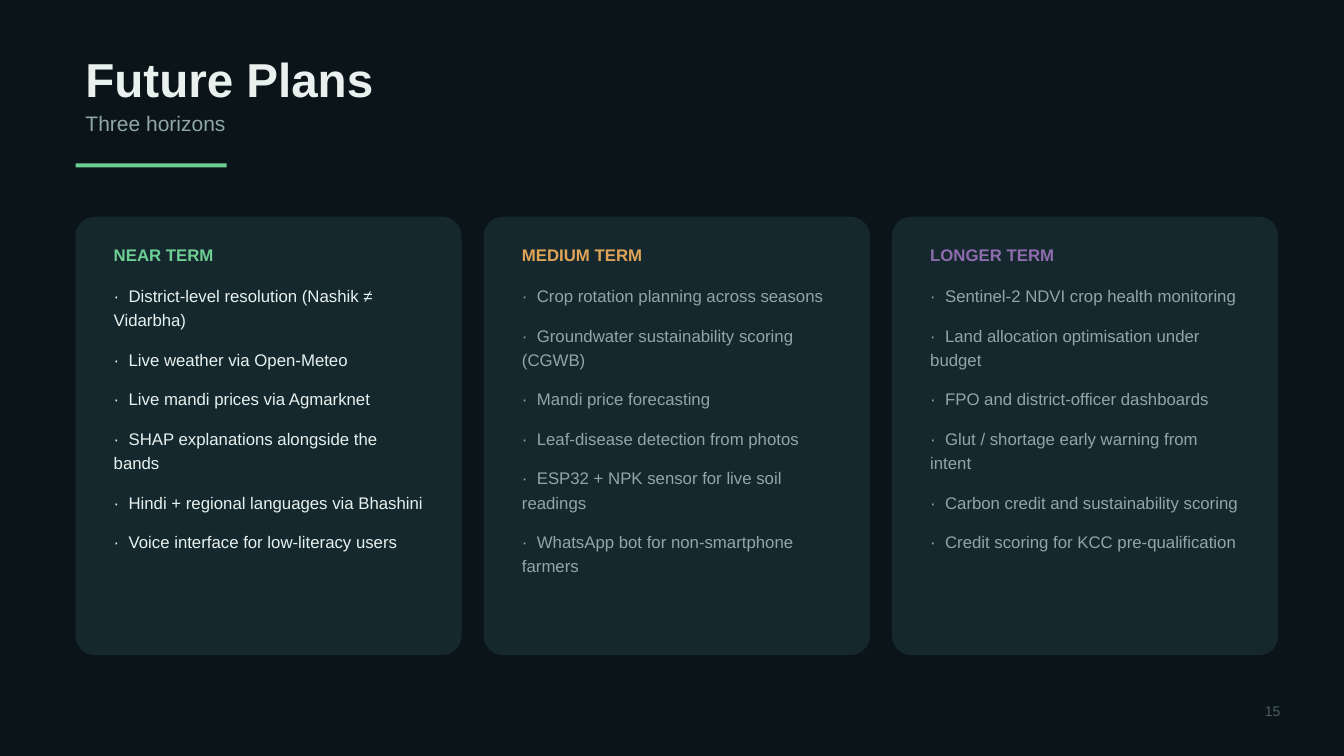
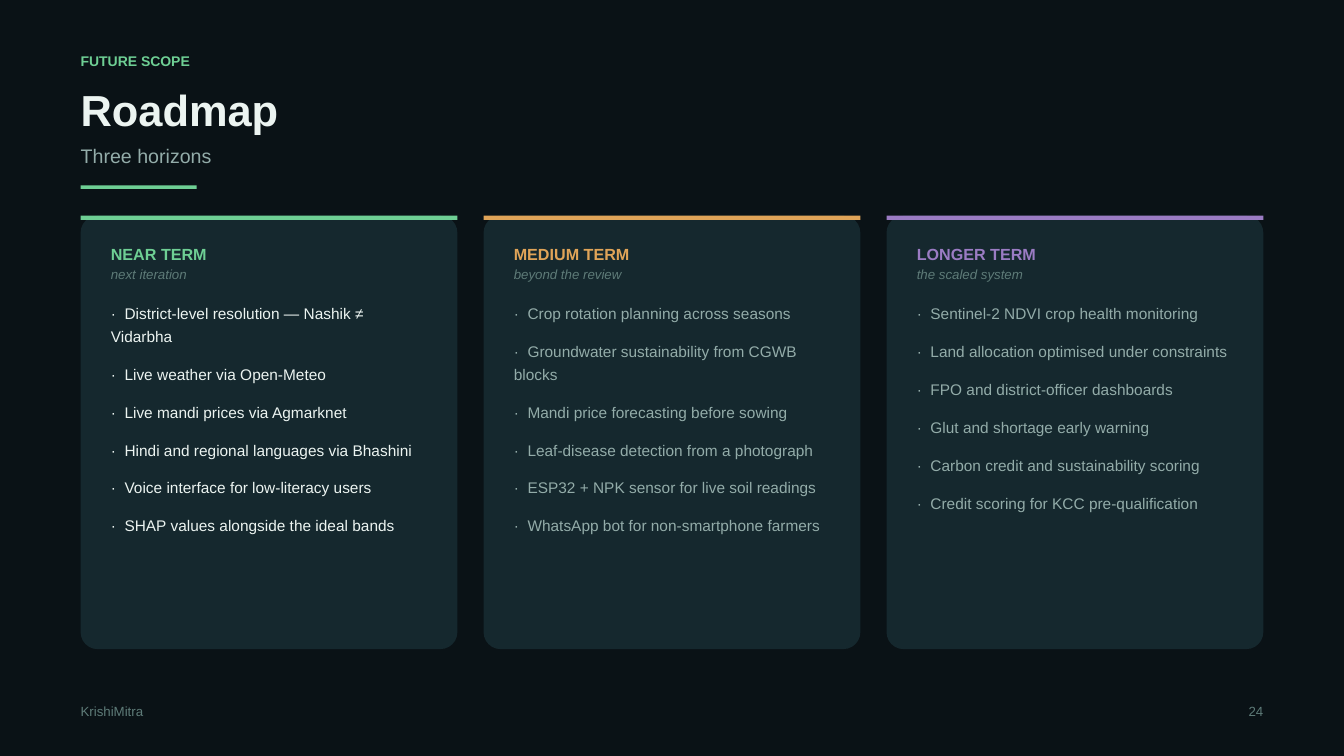
Before and after one commit to RatnamOjha/cerealia, a slide deck: slide 25 of docs/KrishiMitra_Project_Review.pptx (slide 16 before the commit). Drawn at 1344x756 pixels with LibreOffice and Linux fonts; fonts in the diff are those of the drawing. Boxes give left, top, right and bottom in pixels: in the first picture for what was removed or moved away, otherwise in the second. Text is boxed around its words. In the diff, an @@ line names an element or a change of style, - is before the commit and + after.

Commit message:
Rebuild deck around the real data; update docs
28 slides in five parts: motivation, the system, the product, validation
and future scope. Adds the data foundation, what real data changed, the
full feature set, engineering findings and how the idea scales beyond a
single farmer.

Fixed the layout on a real column grid - several columns previously ran
past the right margin and one slide overflowed the bottom edge. Every
shape is now verified inside the safe area, and estimated text height is
checked against box height.

```diff
--- a/docs/KrishiMitra_Project_Review.pptx
+++ b/docs/KrishiMitra_Project_Review.pptx
@@ rectangle at box(0, 0, 1344, 756): fill #0B1418 to #0A1216 @@
@@ text added at box(81, 56, 190, 66), 10 pt, text #6ECF94, bold @@
+FUTURE SCOPE
@@ text at box(85, 62, 373, 98): paragraph removed @@
-Future Plans
@@ text added at box(81, 94, 279, 134), 31 pt, text #ECF4F1, bold @@
+Roadmap
@@ text "Three horizons": place and size @@
-text "Three horizons" at box(85, 62, 373, 131)
+text "Three horizons" at box(81, 149, 211, 163)
@@ text "Three horizons" at box(81, 149, 211, 163): size 15 to 14 pt, text colour #8FA8A5 to #93ACA9; line spacing 1 to 1.2 @@
@@ rectangle: place and size @@
-rectangle at box(76, 163, 227, 167)
+rectangle at box(81, 186, 197, 189)
@@ rounded rectangle: place and size @@
-rounded rectangle at box(76, 217, 462, 655)
+rounded rectangle at box(81, 216, 458, 649)
@@ rectangle added at box(81, 216, 458, 220), fill #6ECF94 @@
@@ rounded rectangle: place and size @@
-rounded rectangle at box(484, 217, 870, 655)
+rounded rectangle at box(484, 216, 861, 649)
@@ rectangle added at box(484, 216, 861, 220), fill #E0A458 @@
@@ proportions changed in 3 elements at box(81, 216, 458, 649), box(484, 216, 861, 649), box(887, 216, 1264, 649) @@
@@ rounded rectangle: place and size @@
-rounded rectangle at box(892, 217, 1278, 655)
+rounded rectangle at box(887, 216, 1264, 649)
@@ rectangle added at box(887, 216, 1264, 220), fill #9B7CC4 @@
@@ text at box(111, 269, 351, 342): text changed; size 12 to 11 pt; text colour #E8F1EE to #ECF4F1 @@
-· District-level resolution (Nashik ≠ Vidarbha)
+next iteration
+· District-level resolution — Nashik ≠ Vidarbha
@@ text at box(111, 249, 372, 496): size 12 to 11.5 pt in "NEAR TERM"; size 12 to 11 pt, text colour #E8F1EE to #ECF4F1 in "· Live weather via Open-Meteo", "· Live mandi prices via Agmarknet", "· Voice interface for low-literacy users"; less space between paragraphs; line spacing 1.2 to 1.22 @@
@@ text at box(514, 269, 621, 282): paragraph added @@
+beyond the review
@@ text at box(514, 249, 820, 534): size 12 to 11.5 pt in "MEDIUM TERM"; size 12 to 11 pt, text colour #8FA8A5 to #93ACA9 in "· Crop rotation planning across seasons", "· ESP32 + NPK sensor for live ...", "· WhatsApp bot for non-smartphone farmers"; less space between paragraphs; line spacing 1.2 to 1.22 @@
@@ text at box(917, 249, 1200, 512): size 12 to 11.5 pt, text colour #8E6CAE to #9B7CC4 in "LONGER TERM"; size 12 to 11 pt, text colour #8FA8A5 to #93ACA9 in "· Sentinel-2 NDVI crop health monitoring", "· FPO and district-officer dashboards", "· Carbon credit and sustainability scoring", "· Credit scoring for KCC pre-qualification"; less space between paragraphs; line spacing 1.2 to 1.22 @@
@@ text at box(917, 270, 1023, 282): paragraph added @@
+the scaled system
@@ text at box(514, 346, 813, 459): text changed; size 12 to 11 pt; text colour #8FA8A5 to #93ACA9 @@
-· Groundwater sustainability scoring (CGWB)
-· Mandi price forecasting
-· Leaf-disease detection from photos
+· Groundwater sustainability from CGWB blocks
+· Mandi price forecasting before sowing
+· Leaf-disease detection from a photograph
@@ text at box(930, 346, 1227, 360): text changed; size 12 to 11 pt; text colour #8FA8A5 to #93ACA9 @@
-· Land allocation optimisation under budget
+· Land allocation optimised under constraints
@@ text at box(125, 445, 412, 459): text changed; size 12 to 11 pt; text colour #E8F1EE to #ECF4F1 @@
-· SHAP explanations alongside the bands
-· Hindi + regional languages via Bhashini
+· Hindi and regional languages via Bhashini
@@ text at box(930, 422, 1149, 436): text changed; size 12 to 11 pt; text colour #8FA8A5 to #93ACA9 @@
-· Glut / shortage early warning from intent
+· Glut and shortage early warning
@@ text at box(125, 520, 394, 534): paragraph added @@
+· SHAP values alongside the ideal bands
@@ text added at box(81, 706, 144, 716), 9.5 pt, text #5E7B78 @@
+KrishiMitra
@@ text added at box(1249, 707, 1264, 716), 9.5 pt, text #5E7B78 @@
+24
@@ text removed at box(1265, 706, 1281, 716) @@
-15
```
Also in this commit, not shown: 10 other slides changed, 17 slides added, 7 slides removed, 3 other files.
